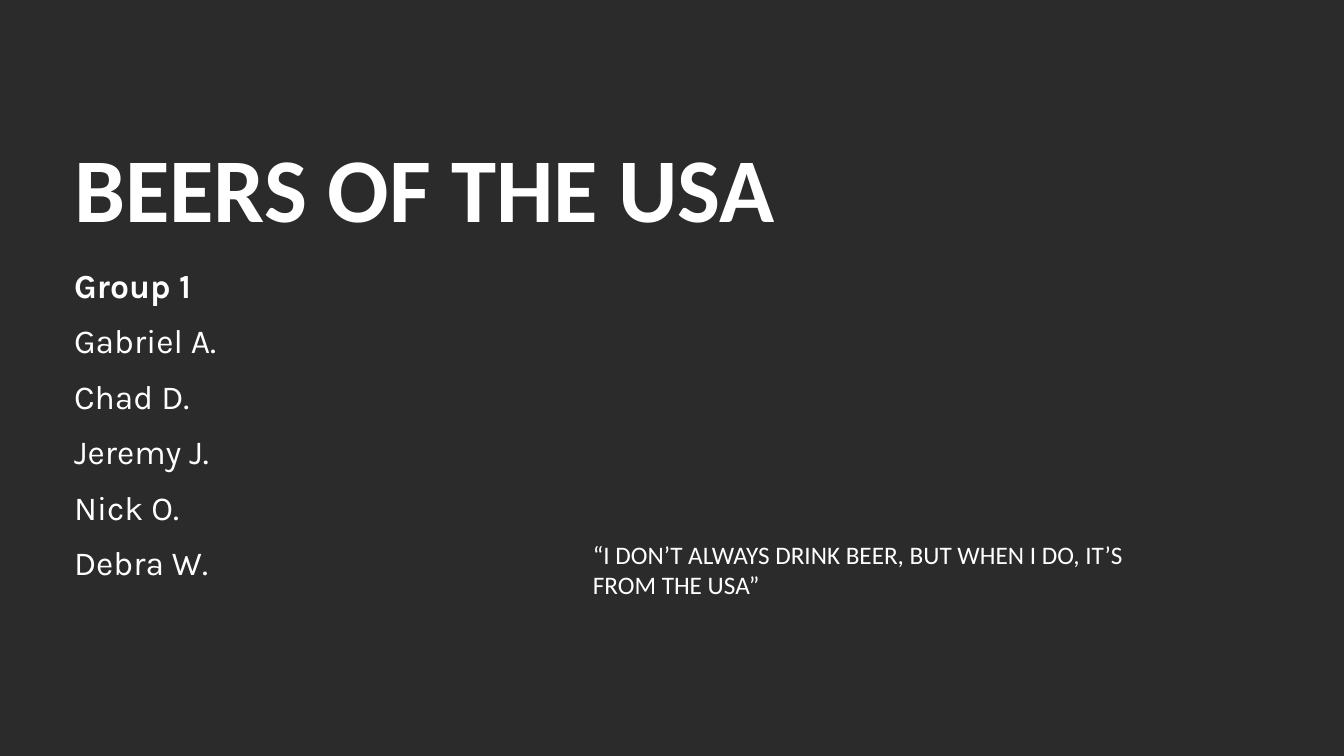
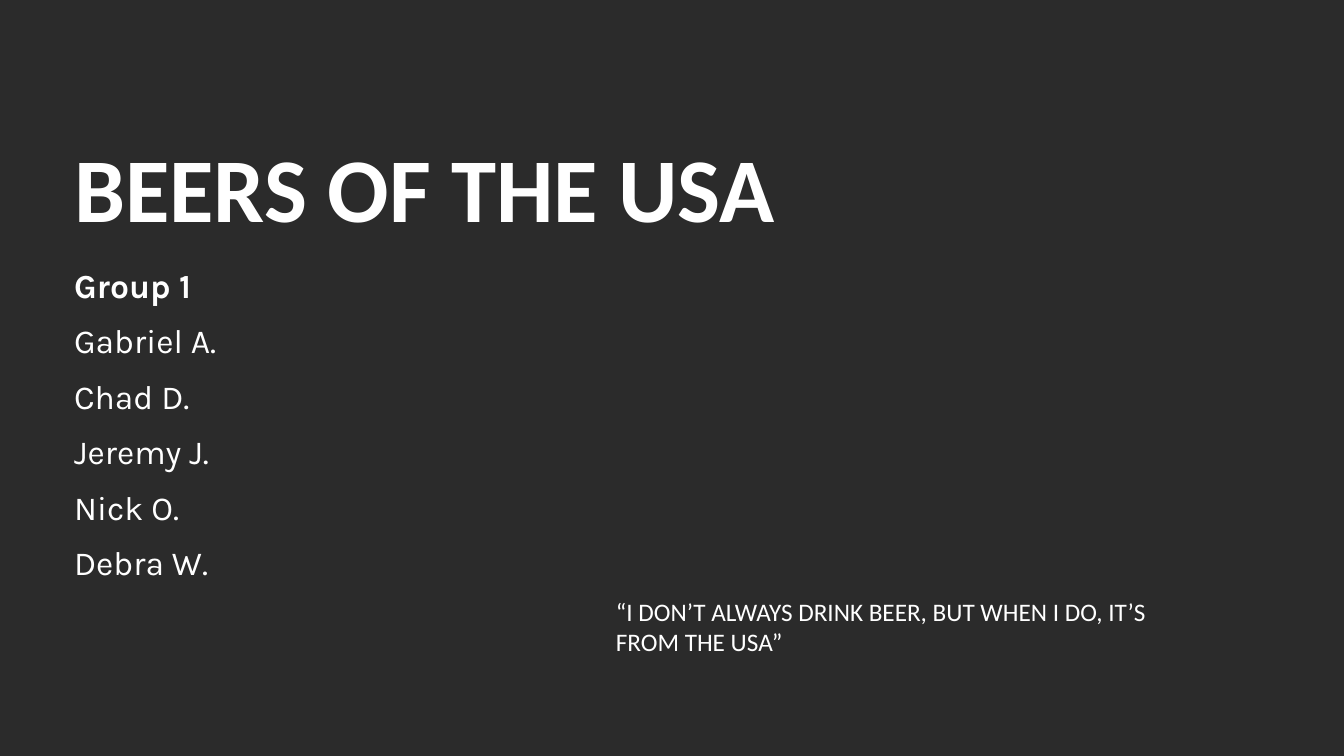
Before and after one commit to j1-aggie/Beers-of-the-USA, a slide deck: slide 1 of Beers of the USA.pptx (slide 2 before the commit). Drawn at 1344x756 pixels with LibreOffice and Linux fonts; fonts in the diff are those of the drawing; background and template pictures are left out; a plain dark background stands for a picture behind light text. Boxes give left, top, right and bottom in pixels: in the first picture for what was removed or moved away, otherwise in the second. Text is boxed around its words. In the diff, an @@ line names an element or a change of style, - is before the commit and + after.

```diff
--- a/Beers of the USA.pptx
+++ b/Beers of the USA.pptx
@@ text "“I DON’T ALWAYS DRINK BEER, ...": place and size @@
-text "“I DON’T ALWAYS DRINK BEER, ..." at <box>593,546,1122,594</box>
+text "“I DON’T ALWAYS DRINK BEER, ..." at <box>616,603,1145,651</box>
```
Also in this commit, not shown: 4 other slides changed, 1 slide added, 3 slides removed.
